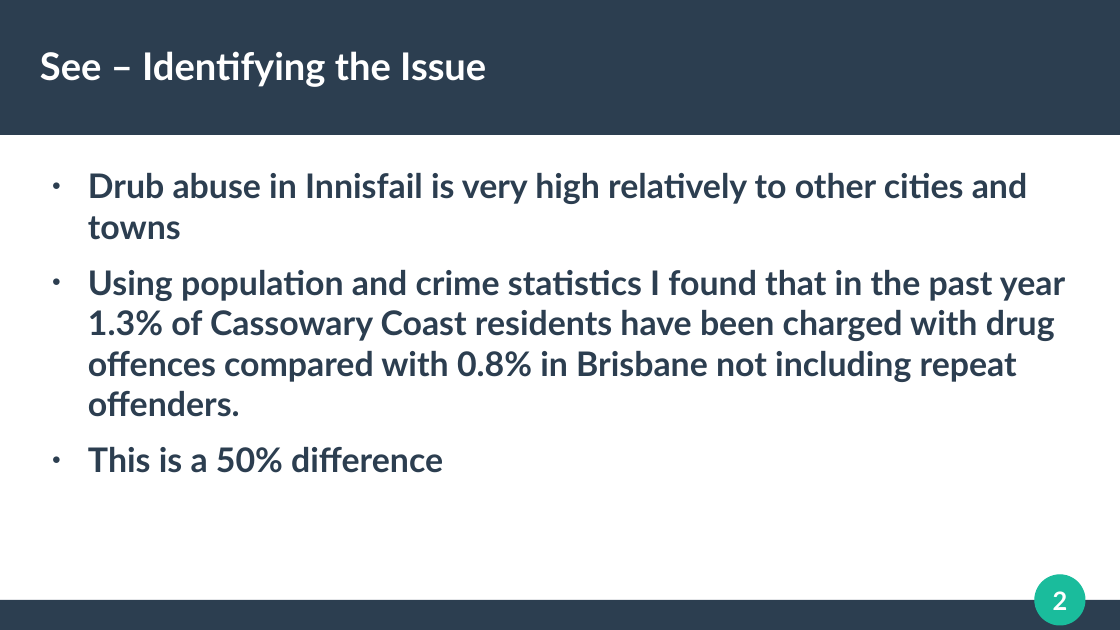
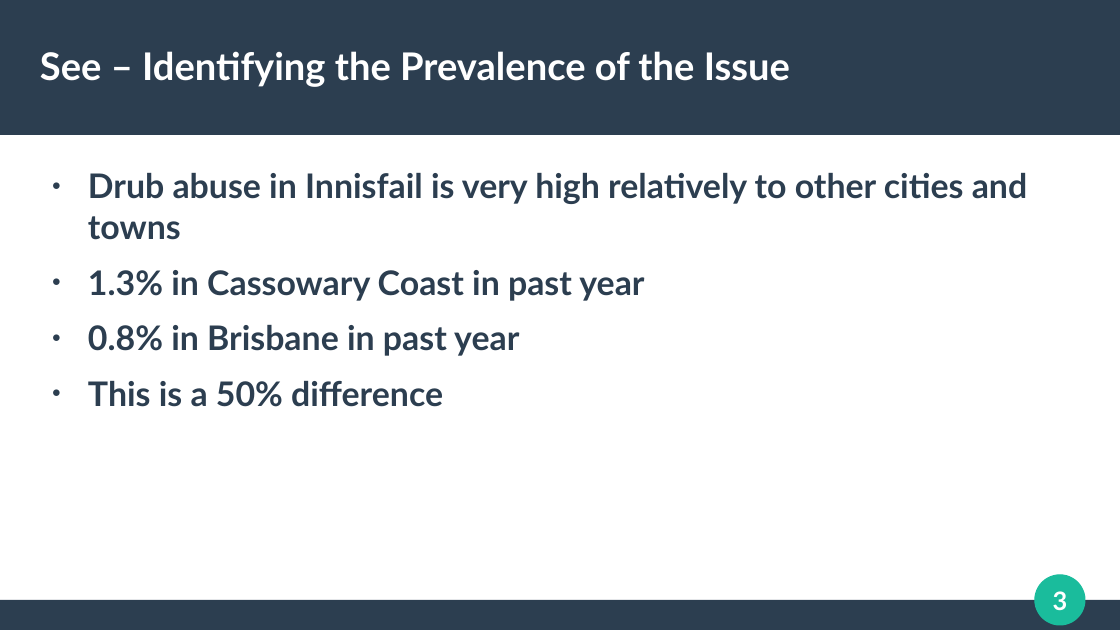
Before and after one commit to CrypticEntity/schoolwork9-10, a slide deck: slide 3 of Religion/t4 assesment.odp (slide 2 before the commit). Drawn at 1120x630 pixels with LibreOffice and Linux fonts; fonts in the diff are those of the drawing. Boxes give left, top, right and bottom in pixels: in the first picture for what was removed or moved away, otherwise in the second. Text is boxed around its words. In the diff, an @@ line names an element or a change of style, - is before the commit and + after.

```diff
--- a/Religion/t4 assesment.odp
+++ b/Religion/t4 assesment.odp
@@ title at (x1=40, y1=51, x2=790, y2=87): text changed @@
-See – Identifying the Issue
+See – Identifying the Prevalence of the Issue
@@ text at (x1=88, y1=270, x2=644, y2=356): text changed @@
-● Using population and crime statistics I found that in the past year 1.3% of Cassowary Coast residents have been charged with drug offences compared with 0.8% in Brisbane not including repeat offenders.
+● 1.3% in Cassowary Coast in past year
+● 0.8% in Brisbane in past year
@@ page number at (x1=1053, y1=591, x2=1068, y2=611): text changed @@
-2
+3
```
Also in this commit, not shown: 1 other slide changed, 1 slide added, 5 other files.
